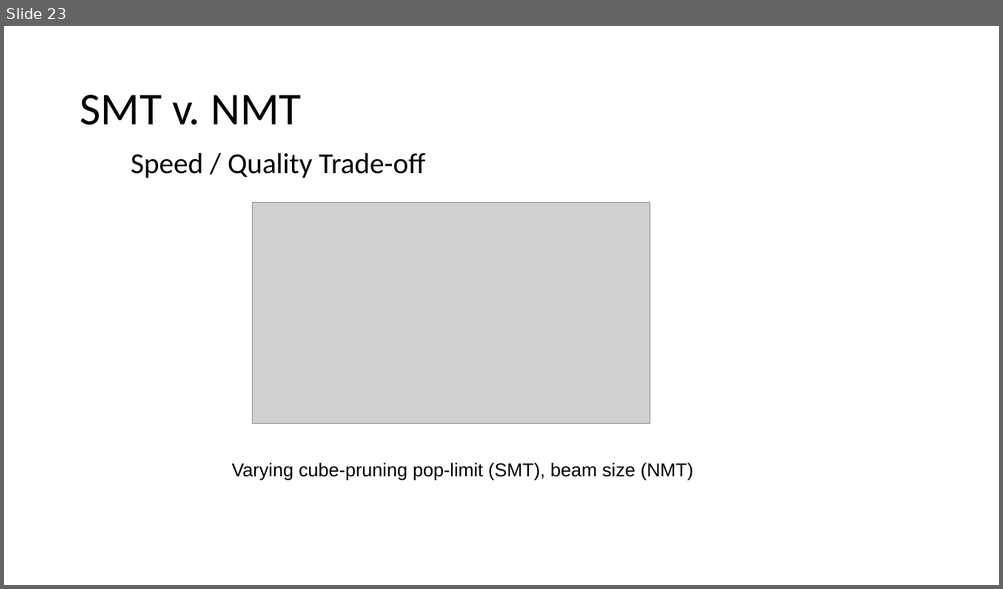
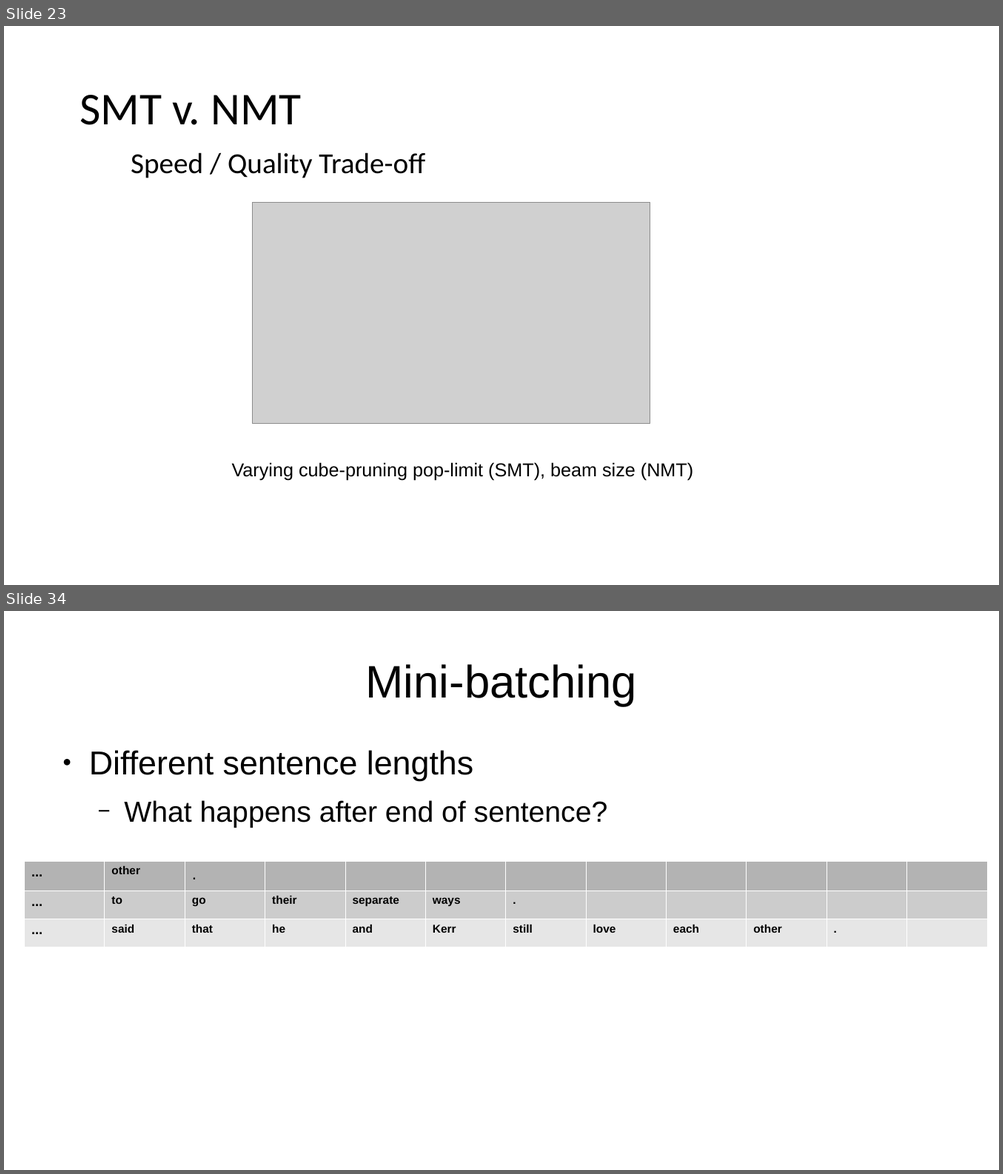
Before and after one commit to hieuhoang/papers, a slide deck: ms.2019/smt.pptx. Shown one above the other, each under a label of ours: slide 23 before the commit, slides 23 and 34 after it; the slides between them are not shown. The pictures are 1003x589 and 1003x1174 pixels, drawn with LibreOffice and Linux fonts; fonts in the diff are those of the drawing; grey boxes stand for pictures; background and template pictures are left out. Boxes give left, top, right and bottom in pixels: in the first picture for what was removed or moved away, otherwise in the second. Text is boxed around its words. In the diff, an @@ line names an element or a change of style, - is before the commit and + after.

```diff
--- a/ms.2019/smt.pptx
+++ b/ms.2019/smt.pptx
@@ slide 34 added at (4,611,999,1170), background #FFFFFF @@
@@ text added at (366,664,637,706), 44 pt, text #000000 @@
+Mini-batching
@@ text added at (89,750,608,828), 28 pt, text #000000 @@
+● Different sentence lengths
+  − What happens after end of sentence?
@@ table added at (24,861,990,939), 3 rows, 12 columns @@
+... | other | . |  |  |  |  |  |  |  |  | 
+... | to | go | their | separate | ways | . |  |  |  |  | 
+... | said | that | he | and | Kerr | still | love | each | other | . | 
```
Also in this commit, not shown: 2 slides changed, 23 other slides added, 2 other files.
